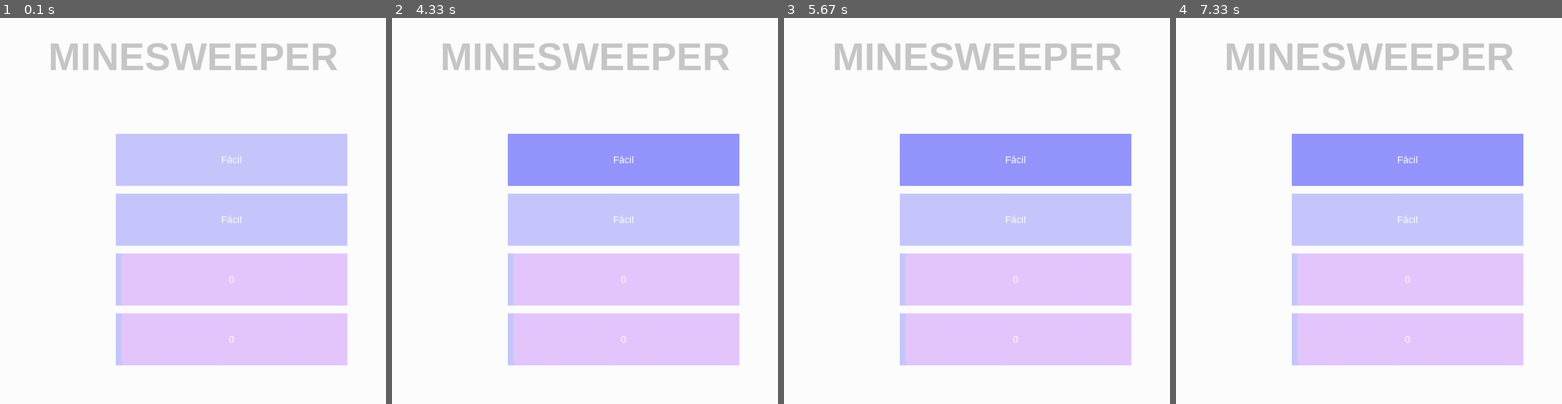
Above: before the commit, frames 1-4 (left to right).
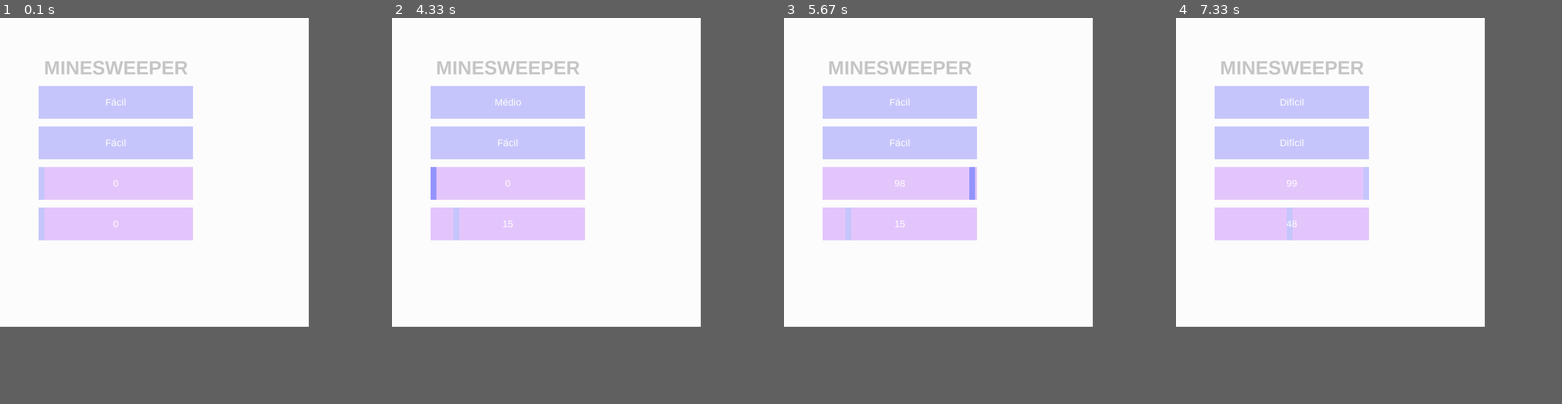
Above: after the commit, the same moments.

Repository: MrComboF10/PygameMenus
Game: pygame game, started from main.py
Same seed, same stepped clock (60 frames per second), same inputs: the game is played once before the commit and once after it.
Inputs (mouse positions are in pixels of both pictures, inside the frame that each line leads up to):
- Up to frame 1 (0.1 s): no input
- Up to frame 2 (4.33 s): press the mouse at (507, 102) at 0.37 s; move the mouse to (530, 183) at 0.47 s; release the mouse at (554, 265) at 0.6 s; press the mouse at (507, 222) at 0.7 s; move the mouse to (538, 230) at 0.8 s; release the mouse at (569, 238) at 0.93 s; press the mouse at (507, 222) at 1.03 s; move the mouse to (585, 238) at 1.13 s; release the mouse at (662, 253) at 1.27 s; press the mouse at (507, 102) at 1.37 s; move the mouse to (492, 183) at 1.47 s; release the mouse at (476, 268) at 1.6 s; press the mouse at (507, 102) at 1.7 s; move the mouse to (496, 91) at 1.8 s; release the mouse at (484, 79) at 1.93 s; press the mouse at (507, 222) at 2.03 s; move the mouse to (469, 241) at 2.13 s; release the mouse at (430, 257) at 2.27 s; press the mouse at (507, 222) at 2.37 s; move the mouse to (469, 211) at 2.47 s; release the mouse at (430, 199) at 2.6 s; press the mouse at (507, 141) at 2.7 s; move the mouse to (488, 118) at 2.8 s; release the mouse at (473, 91) at 2.93 s; press the mouse at (507, 222) at 3.03 s; move the mouse to (480, 145) at 3.13 s; release the mouse at (453, 64) at 3.27 s; press the mouse at (507, 141) at 3.37 s; move the mouse to (534, 199) at 3.47 s; release the mouse at (561, 253) at 3.6 s; press the mouse at (507, 141) at 3.7 s; move the mouse to (511, 203) at 3.8 s; release the mouse at (515, 265) at 3.93 s; press the mouse at (507, 102) at 4.03 s; move the mouse to (542, 133) at 4.13 s; release the mouse at (577, 168) at 4.27 s
- Up to frame 3 (5.67 s): press the mouse at (899, 183) at 4.4 s; move the mouse to (868, 172) at 4.5 s; release the mouse at (841, 164) at 4.63 s; press the mouse at (899, 102) at 4.73 s; move the mouse to (872, 106) at 4.83 s; release the mouse at (849, 114) at 4.97 s; press the mouse at (899, 102) at 5.07 s; move the mouse to (861, 191) at 5.17 s; release the mouse at (826, 280) at 5.3 s; press the mouse at (899, 183) at 5.47 s; move the mouse to (969, 176) at 5.57 s
- Up to frame 4 (7.33 s): release the mouse at (1430, 172) at 5.7 s; press the mouse at (1291, 141) at 5.8 s; move the mouse to (1268, 141) at 5.9 s; release the mouse at (1245, 137) at 6.03 s; press the mouse at (1291, 222) at 6.13 s; move the mouse to (1287, 238) at 6.23 s; release the mouse at (1287, 253) at 6.37 s; press the mouse at (1291, 102) at 6.53 s; move the mouse to (1268, 129) at 6.63 s; release the mouse at (1245, 160) at 6.77 s; press the mouse at (1291, 102) at 6.87 s; move the mouse to (1276, 176) at 6.97 s; release the mouse at (1260, 249) at 7.1 s; press the mouse at (1291, 141) at 7.2 s; move the mouse to (1353, 180) at 7.3 s
In our replay, the window is 900x900 before the commit and 720x720 after it. These sizes can differ from the game's own. Grey fills any space a smaller window leaves; there, only what the larger window draws over its background counts as a difference.

The runs differ from the first frame. In frame 1, 43% of the frame differs, in the area x 10-90%, y 6-90%; in frame 2, 45%; in frame 3, 44%; in frame 4, 44%.

Commit message:
Working on class Menu

Diff:
--- a/buttonblock.py
+++ b/buttonblock.py
@@ -1,5 +1,5 @@
 class Block:
-    def __init__(self, position, size, buttons, margin, screen_display=None):
+    def __init__(self, size, buttons, margin, position=None, screen_display=None):
         self.__position = position
         self.__size = size
         self.__screen_display = screen_display
@@ -20,6 +20,9 @@
 
             elif type(button).__name__ == "SlideButton":
                 self.__slide_buttons.append(button)
+
+    def set_position(self, new_position):
+        self.__position = new_position
 
     def set_screen_display(self, new_screen):
 
--- a/main.py
+++ b/main.py
@@ -9,12 +9,12 @@
 
 def menu_loop():
     pygame.init()
-    screen = pygame.display.set_mode((1000, 1000))
+    screen = pygame.display.set_mode((800, 800))
     screen.fill(white)
     pygame.display.update()
 
     font = pygame.font.SysFont("Arial", 25)
-    title_font = pygame.font.SysFont("Arial", 100, True)
+    title_font = pygame.font.SysFont("Arial", 50, True)
 
     states_list = ("Fácil", "Médio", "Difícil")
     mouse_over_button_color = (150, 150, 255)
@@ -23,9 +23,7 @@
     bar_width = 15
     range_items = range(101)
 
-    title_1 = title.Title(title_font, (200, 200, 200), "MINESWEEPER", (500, 100))
-
-    # change_state_button_1 = button.PressButtonChangeState(button_position_1, button_sizes, font, white, screen, mouse_out_button_color, mouse_over_button_color, states_list)
+    title_1 = title.Title(title_font, (200, 200, 200), "MINESWEEPER")
 
     change_state_button_2 = button.PressButtonChangeState(font, white, mouse_out_button_color, mouse_over_button_color, states_list)
     change_state_button_3 = button.PressButtonChangeState(font, white, mouse_out_button_color, mouse_over_button_color, states_list)
@@ -33,12 +31,9 @@
     slide_button_1 = button.SlideButton(font, white, bar_width, range_items, mouse_out_button_color, mouse_over_button_color, slide_button_color)
     slide_button_2 = button.SlideButton(font, white, bar_width, range_items, mouse_out_button_color, mouse_over_button_color, slide_button_color)
 
-    block = buttonblock.Block((300, 300), (600, 600), (change_state_button_2, change_state_button_3, slide_button_1, slide_button_2), 20)
+    block = buttonblock.Block((400, 400), (change_state_button_2, change_state_button_3, slide_button_1, slide_button_2), 20)
 
-    main_menu = menu.MainMenu(screen, title_1, block)
-
-    # change_state_buttons = block.get_press_buttons_change_state()
-    # slide_buttons = block.get_slide_buttons()
+    main_menu = menu.MainMenu((100, 100), screen, title_1, block, 20)
 
     change_state_buttons = main_menu.get_block().get_press_buttons_change_state()
     slide_buttons = main_menu.get_block().get_slide_buttons()
@@ -46,7 +41,6 @@
     loop_exit = False
 
     # draw title
-    title_1.set_font_surface_center()
     title_1.draw()
 
     # draw change buttons
--- a/menu.py
+++ b/menu.py
@@ -1,18 +1,39 @@
-import pygame
+class MainMenu:
+    def __init__(self, position, screen_display, title, buttons_block, margin):
 
+        self.__position = position
+        self.__screen_display = screen_display
+        self.__margin = margin
 
-class MainMenu:
-    def __init__(self, screen_display, title, buttons_block):
+        self.__title_size = title.get_size()
+        self.__block_size = buttons_block.get_size()
 
-        # self.__position = position
-        # self.__sizes = sizes
-        self.__screen_display = screen_display
+        # configure title
+        self.__title = title
+        self.__set_title_position()
+        self.__title.set_screen_display(screen_display)
 
-        title.set_screen_display(screen_display)
-        self.__title = title
+        # configure buttons block
+        self.__buttons_block = buttons_block
+        self.__set_block_position()
+        self.__buttons_block.set_screen_display(screen_display)
 
-        buttons_block.set_screen_display(screen_display)
-        self.__buttons_block = buttons_block
+    def __set_title_position(self):
+        if self.__title_size[0] > self.__block_size[0]:
+            position = self.__position
+        else:
+            position = (self.__position[0] + self.__block_size[0] // 2 - self.__title_size[0] // 2, self.__position[1])
+
+        self.__title.set_position(position)
+
+    def __set_block_position(self):
+        if self.__title_size[0] > self.__block_size[0]:
+            position = (self.__position[0] + self.__title_size[0] // 2 - self.__block_size[0] // 2,
+                        self.__position[1] + self.__title_size[1] + self.__margin)
+        else:
+            position = (self.__position[0], self.__position[1] + self.__title_size[1] + self.__margin)
+
+        self.__buttons_block.set_position(position)
 
     def get_title(self):
         return self.__title
--- a/title.py
+++ b/title.py
@@ -1,9 +1,8 @@
 class Title:
-    def __init__(self, font, font_color, text, center_position, screen_display=None):
+    def __init__(self, font, font_color, text, screen_display=None):
         self.__font = font
         self.__font_color = font_color
         self.__text = text
-        self.__center_position = center_position
         self.__screen_display = screen_display
 
         self.__font_surface = font.render(text, True, font_color)
@@ -12,11 +11,14 @@
     def set_screen_display(self, new_screen):
         self.__screen_display = new_screen
 
-    def set_font_surface_center(self):
-        self.__font_surface_rect.center = self.__center_position
+    def set_position(self, new_position):
+        self.__font_surface_rect.topleft = new_position
 
     def get_rect(self):
         return self.__font_surface_rect
 
+    def get_size(self):
+        return self.__font_surface_rect.size
+
     def draw(self):
         self.__screen_display.blit(self.__font_surface, self.__font_surface_rect)
